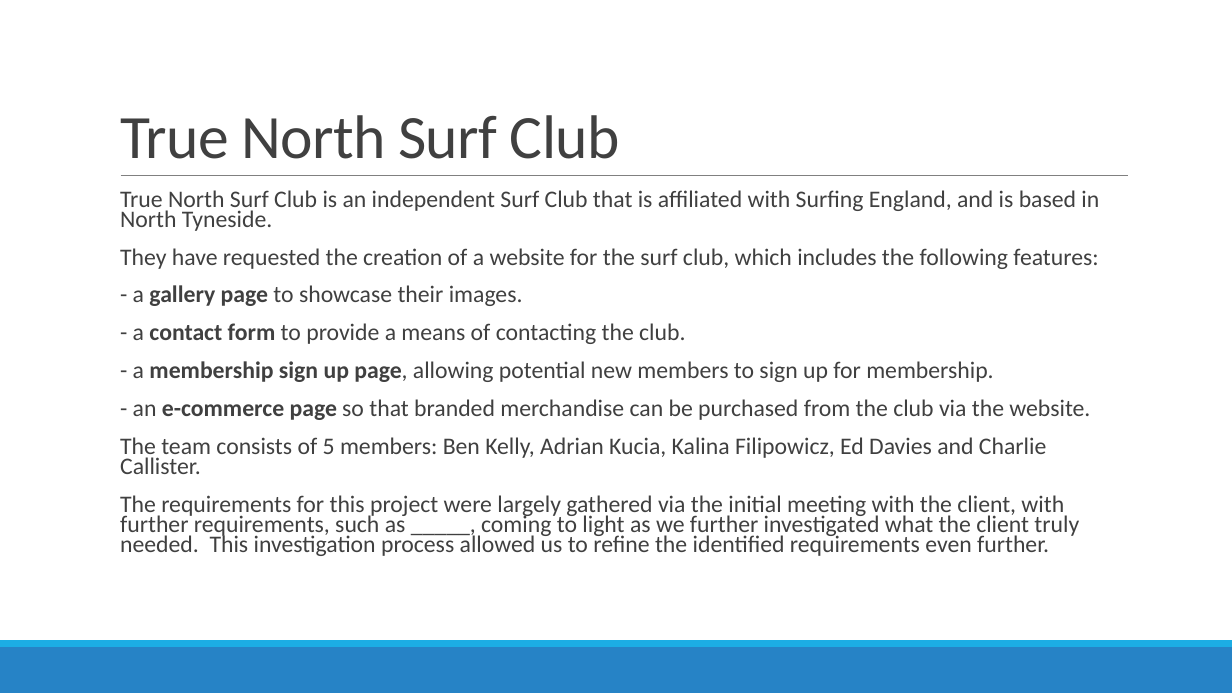
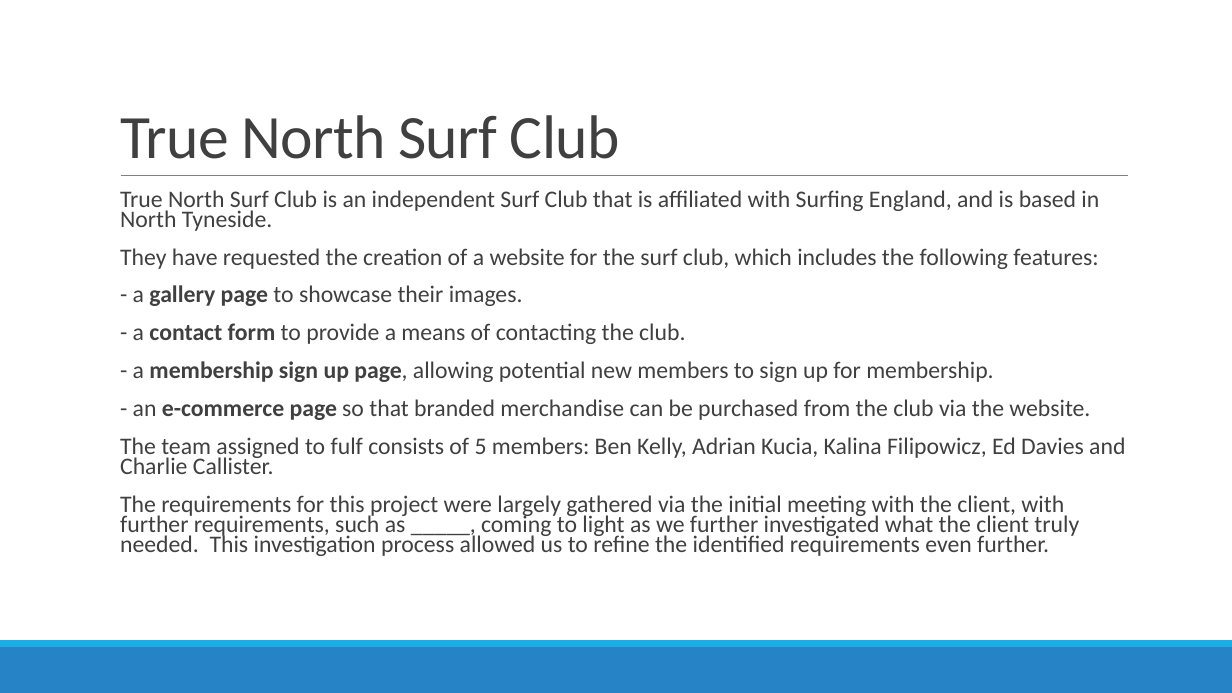
Before and after one commit to benkelly2/KV6002, a slide deck: slide 2 of KV6002_21 TOR Presentation.pptx. Drawn at 1232x693 pixels with LibreOffice and Linux fonts; fonts in the diff are those of the drawing. Boxes give left, top, right and bottom in pixels: in the first picture for what was removed or moved away, otherwise in the second. Text is boxed around its words. In the diff, an @@ line names an element or a change of style, - is before the commit and + after.

```diff
--- a/KV6002_21 TOR Presentation.pptx
+++ b/KV6002_21 TOR Presentation.pptx
@@ text at (x1=120, y1=437, x2=1125, y2=474): text changed @@
-  The team consists of 5 members: Ben Kelly, Adrian Kucia, Kalina Filipowicz, Ed Davies and Charlie Callister.
+  The team assigned to fulf consists of 5 members: Ben Kelly, Adrian Kucia, Kalina Filipowicz, Ed Davies and Charlie Callister.
```
Also in this commit, not shown: 2 other slides changed.
